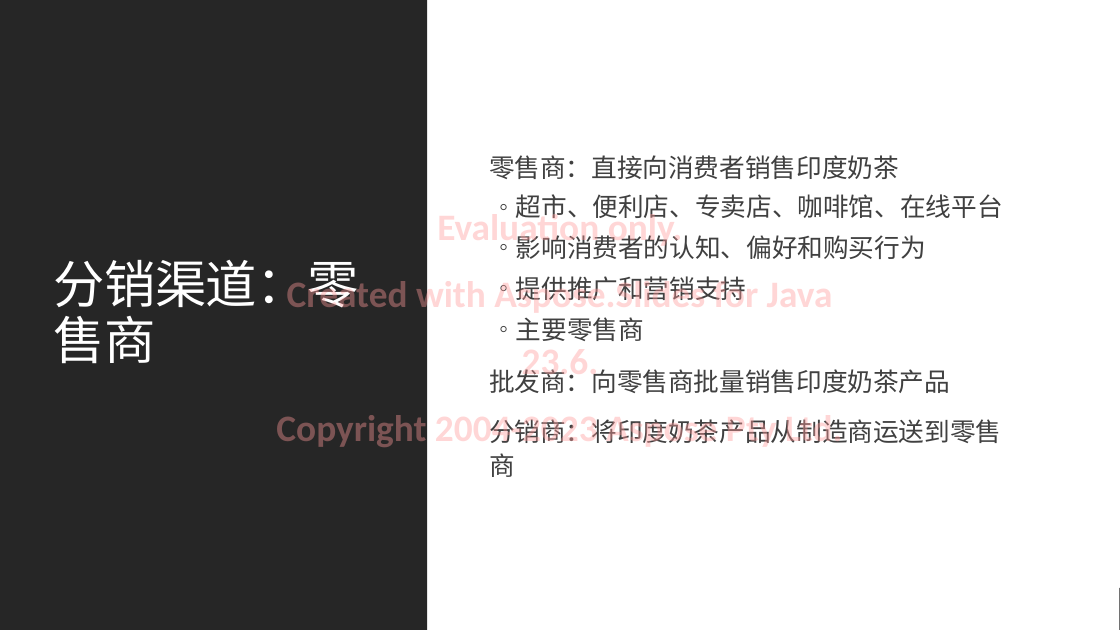
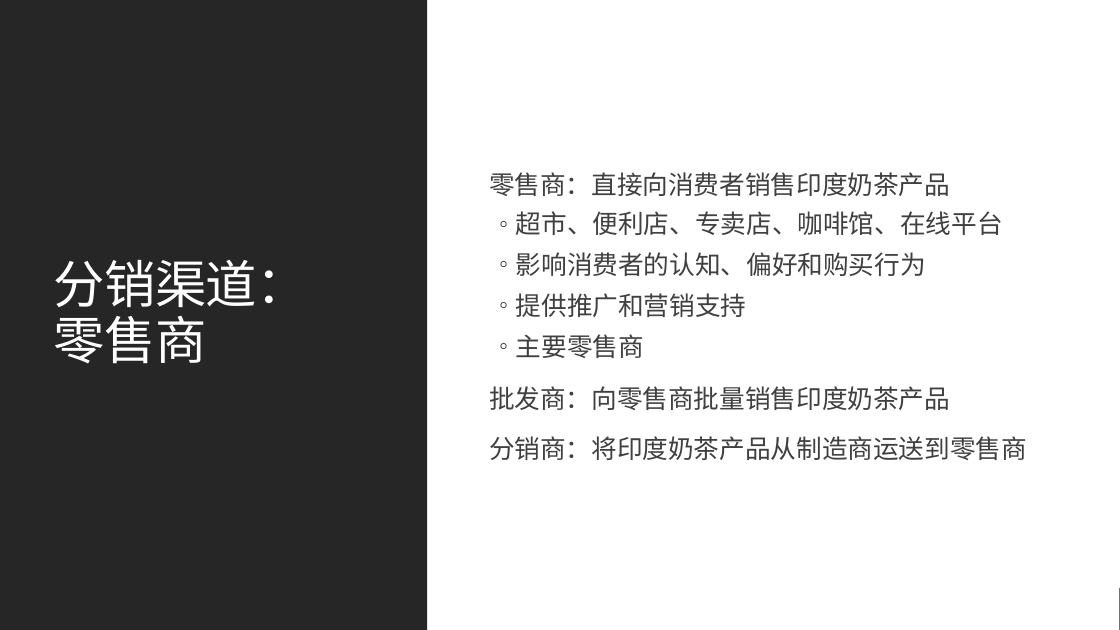
Before and after one commit to MicrosoftLearning/MS-4004-Empower-workforce-copilot-use-cases.zh-cn, a slide deck: slide 8 of ResourceFiles/Mystic Spice Premium Chai Market Analysis Presentation.pptx. Drawn at 1120x630 pixels with LibreOffice and Linux fonts; fonts in the diff are those of the drawing. Boxes give left, top, right and bottom in pixels: in the first picture for what was removed or moved away, otherwise in the second. Text is boxed around its words. In the diff, an @@ line names an element or a change of style, - is before the commit and + after.

```diff
--- a/ResourceFiles/Mystic Spice Premium Chai Market Analysis Presentation.pptx
+++ b/ResourceFiles/Mystic Spice Premium Chai Market Analysis Presentation.pptx
@@ text at <box>489,172,950,196</box>: text changed; font Noto Sans CJK SC to Lato @@
-  零售商：直接向消费者销售印度奶茶
+  零售商：直接向消费者销售印度奶茶产品
@@ text removed at <box>276,209,843,447</box> @@
-Evaluation only.
-Created with Aspose.Slides for Java 23.6.
-Copyright 2004-2023 Aspose Pty Ltd.
@@ text at <box>489,211,1027,460</box>: font Noto Sans CJK SC to Lato in "超市、便利店、专卖店、咖啡馆、在线平台", "影响消费者的认知、偏好和购买行为", "提供推广和营销支持", "主要零售商" and 2 more places @@
@@ title at <box>54,260,308,364</box>: text changed; font Noto Sans CJK SC to TeX Gyre Bonum @@
-分销渠道：零售商
+分销渠道：
+零售商
```
Also in this commit, not shown: 13 other slides changed, 18 other files.
